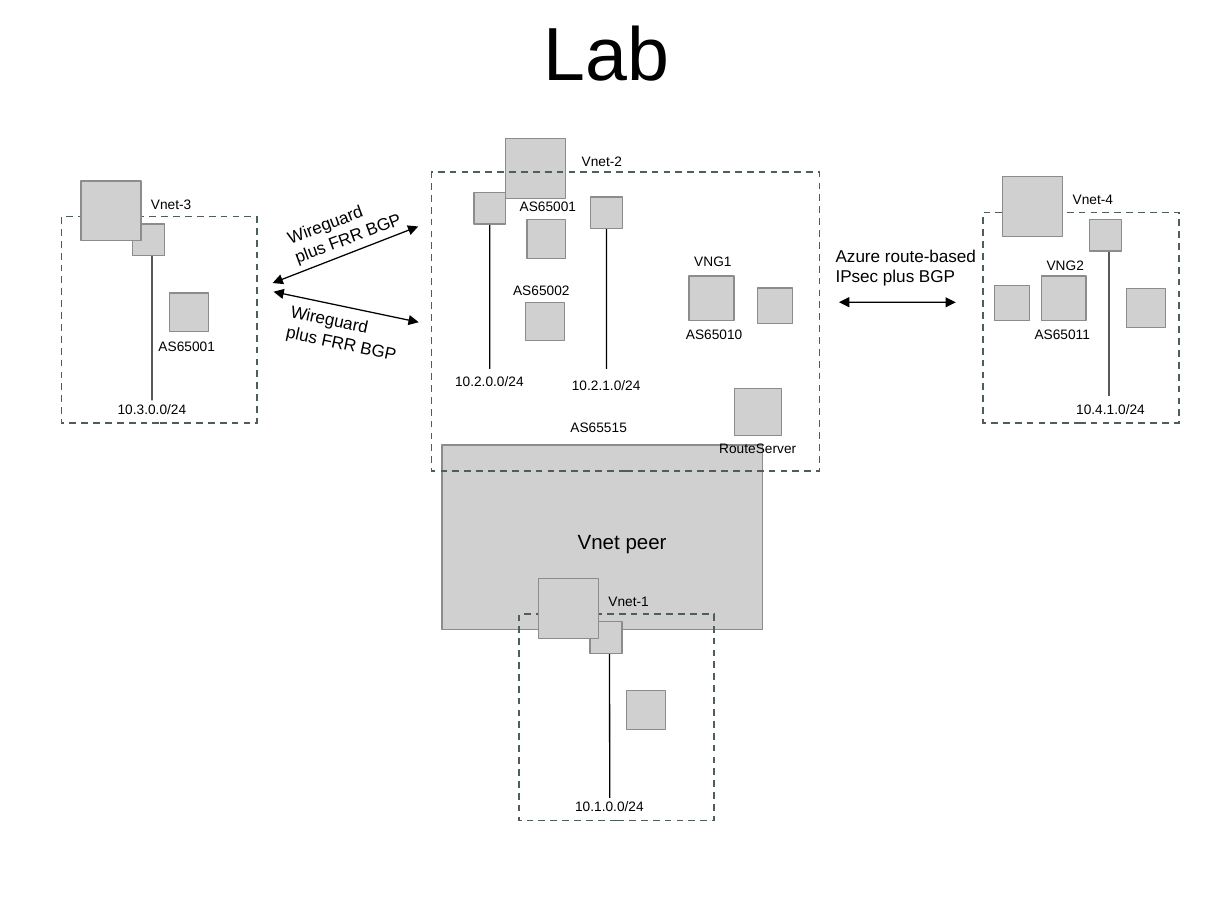
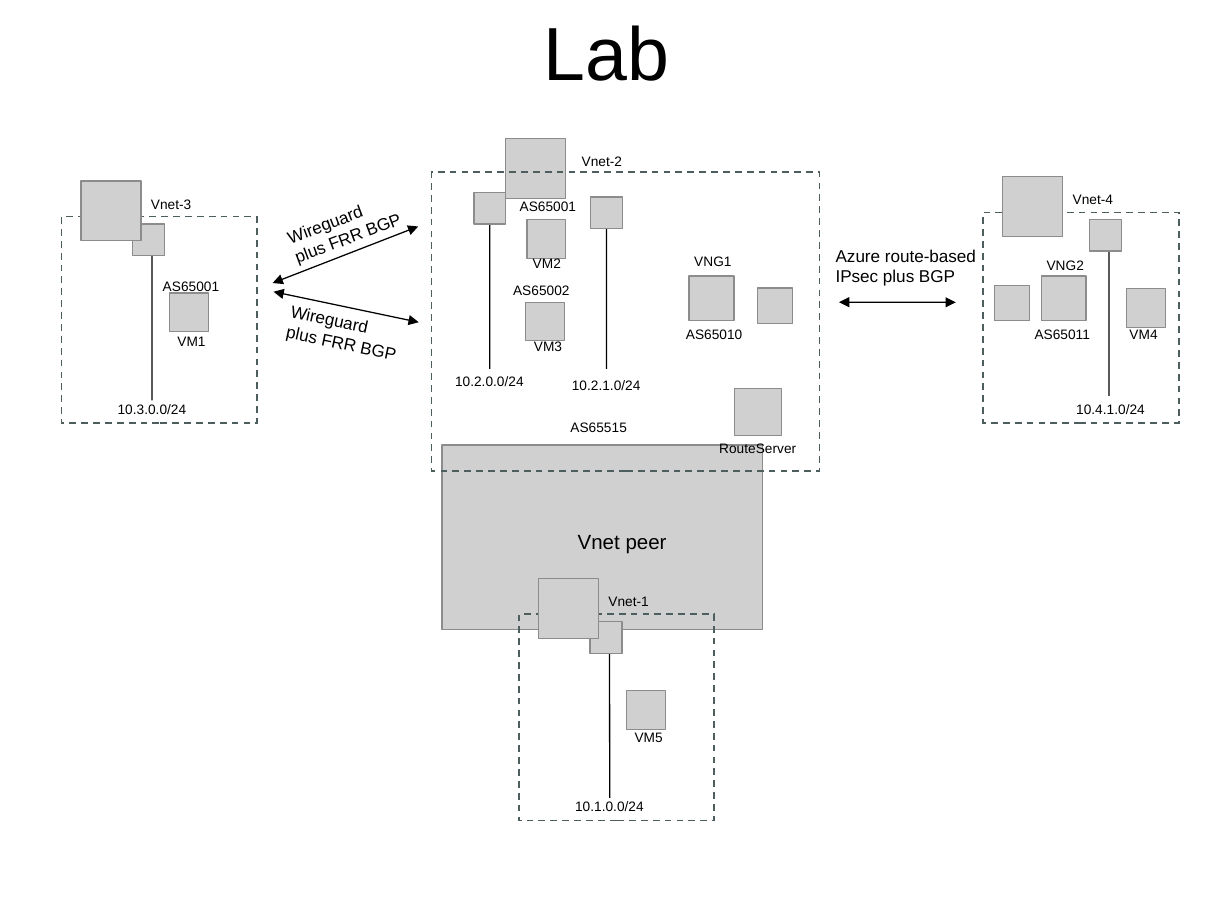
Before and after one commit to hans-vvv/Azure, a slide deck: slide 1 of Demo3/Azure Demo.ppt. Drawn at 1232x924 pixels with LibreOffice and Linux fonts; fonts in the diff are those of the drawing; grey boxes stand for pictures. Boxes give left, top, right and bottom in pixels: in the first picture for what was removed or moved away, otherwise in the second. Text is boxed around its words. In the diff, an @@ line names an element or a change of style, - is before the commit and + after.

Commit message:
update drawing

```diff
--- a/Demo3/Azure Demo.ppt
+++ b/Demo3/Azure Demo.ppt
@@ text added at box(533, 258, 561, 268), 8 pt, text #000000 @@
+VM2
@@ text "AS65001": place and size @@
-text "AS65001" at box(158, 341, 214, 351)
+text "AS65001" at box(163, 281, 219, 294)
@@ text added at box(1129, 329, 1157, 339), 8 pt, text #000000 @@
+VM4
@@ text added at box(177, 336, 205, 346), 8 pt, text #000000 @@
+VM1
@@ text added at box(534, 340, 562, 351), 8 pt, text #000000 @@
+VM3
@@ text added at box(635, 732, 663, 742), 8 pt, text #000000 @@
+VM5
```
